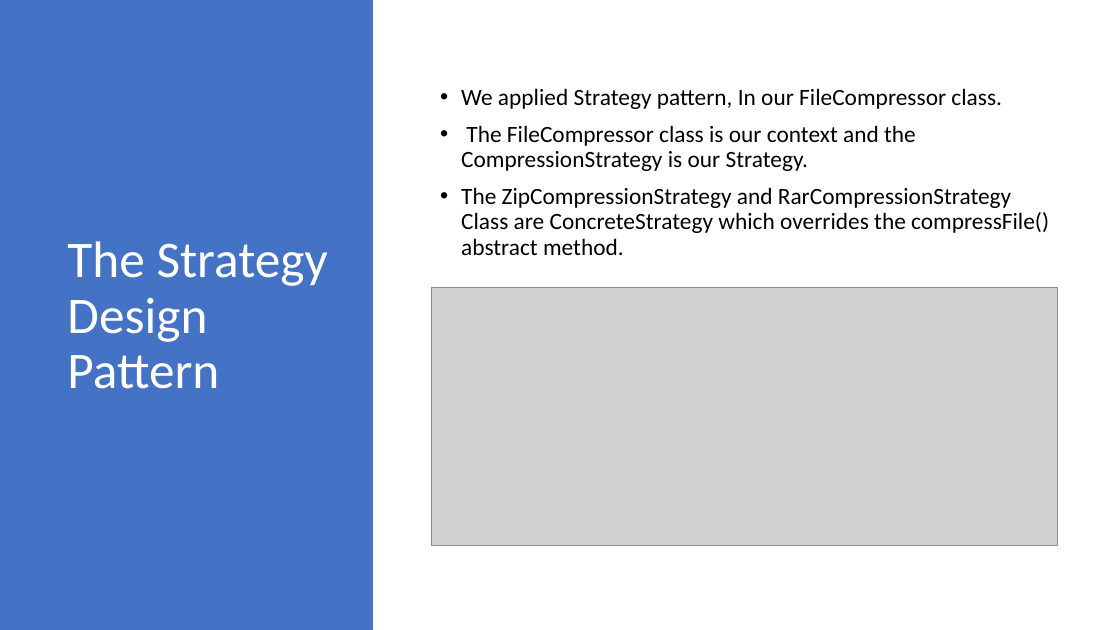
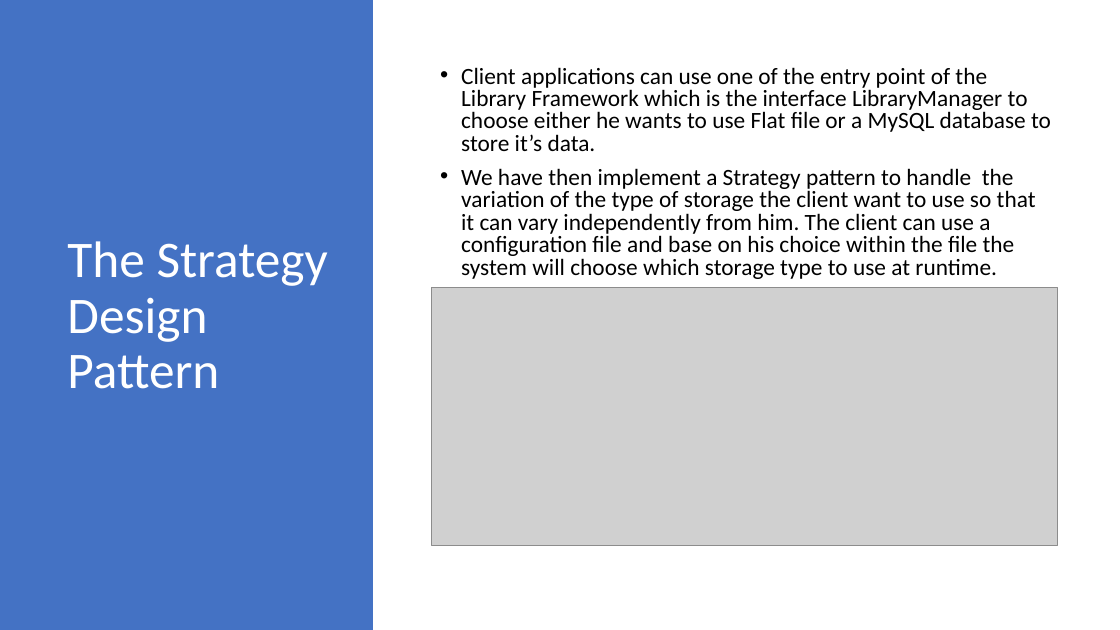
Before and after one commit to asdprojectlibrary/FrameworkLibraryProject, a slide deck: slide 8 of New Microsoft PowerPoint Presentation1.pptx (slide 12 before the commit). Drawn at 1120x630 pixels with LibreOffice and Linux fonts; fonts in the diff are those of the drawing; grey boxes stand for pictures. Boxes give left, top, right and bottom in pixels: in the first picture for what was removed or moved away, otherwise in the second. Text is boxed around its words. In the diff, an @@ line names an element or a change of style, - is before the commit and + after.

```diff
--- a/New Microsoft PowerPoint Presentation1.pptx
+++ b/New Microsoft PowerPoint Presentation1.pptx
@@ text at bbox=[461, 67, 1051, 279]: text changed @@
-• We applied Strategy pattern, In our FileCompressor class.
-• The FileCompressor class is our context and the CompressionStrategy is our Strategy.
-• The ZipCompressionStrategy and RarCompressionStrategy Class are ConcreteStrategy which overrides the compressFile() abstract method.
+• Client applications can use one of the entry point of the Library Framework which is the interface LibraryManager to choose either he wants to use Flat file or a MySQL database to store it’s data.
+• We have then implement a Strategy pattern to handle the variation of the type of storage the client want to use so that it can vary independently from him. The client can use a configuration file and base on his choice within the file the system will choose which storage type to use at runtime.
```
Also in this commit, not shown: 10 other slides changed, 2 slides added, 2 slides removed.
